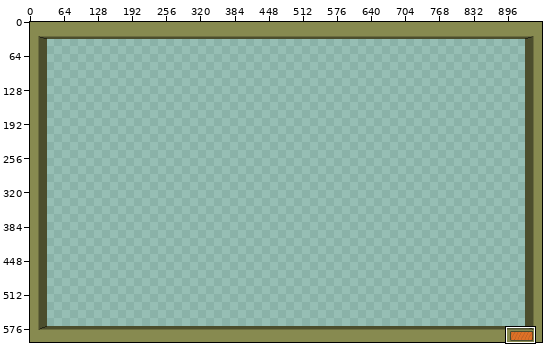
Edited in one commit: pixel-art file (Assets/Sprites/monitor-ui.aseprite). Above, an overview of the earlier version with the close-up marked.
Close-up. Old version:
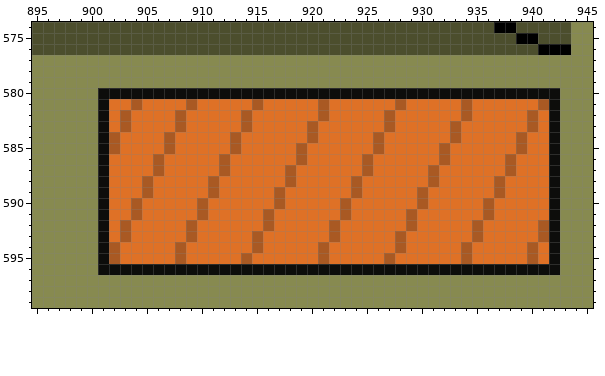
960x600 pixels, 1 frame. Shown: x 895..945, y 574..599. The commit also changed other parts of the picture, which this record leaves out.
And afterwards:
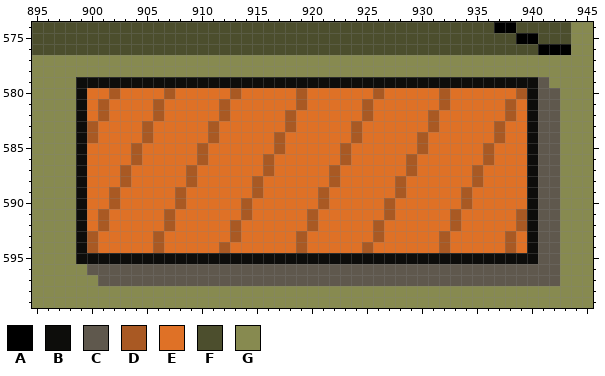
Palette (. is transparent): A #000000  B #0d0d0b  C #5f584d  D #a95923  E #df7126  F #4c4e2d  G #878a50
From old to new:
Changed rows in their new state; - is an unchanged pixel.
Layer "Button":
first column x 899:
579 BBBBBBBBBBBBBBBBBBBBBBBBBBBBBBBBBBBBBBBBBBC-
580 BEEDEEEEDEEEEEDEEEEEDEEEEEEDEEEEEDEEEEEED-CC
581 BED--E-D--E--D--E---D-E---D--E---D-E---D-BCC
582 BED-E--D-E---D-E---D--E---D-E---D--E---D-BCC
583 BDE-E-D--E--D--E---D-E---D--E---D-E---D--BCC
584 BDEE--D-E---D-E---D--E---D-E---D--E---D-EBCC
585 BEEE-D--E--D--E---D-E---D--E---D-E---D--EBCC
586 BEE--D-E---D-E---D--E---D-E---D--E---D-E-BCC
587 BEE-D--E--D--E---D-E---D--E---D-E---D--E-BCC
588 BEE-D-E---D-E---D--E---D-E---D--E---D-E--BCC
589 BEED--E--D--E---D-E---D--E---D-E---D--E--BCC
590 BEED-E---D-E---D--E---D-E---D--E---D-E---BCC
591 BED--E--D--E---D-E---D--E---D-E---D--E--DBCC
592 BED-E---D-E---D--E---D-E---D--E---D-E---DBCC
593 BDE-E--D--E---D-E---D--E---D-E---D--E--D-BCC
594 BDEE---D-E---D--E---D-E---D--E---D-E---D-BCC
595 BB-BBBBBBBBBBBBBBBBBBBBBBBBBBBBBBBBBBBBBBBCC
596 -CCCCCCCCCCCCCCCCCCCCCCCCCCCCCCCCCCCCCCCCCCC
597 --CCCCCCCCCCCCCCCCCCCCCCCCCCCCCCCCCCCCCCCCCC
Changed places in both close-ups, as pixel boxes (x1, y1, x2, y2):
changed: (76, 77, 560, 286)
